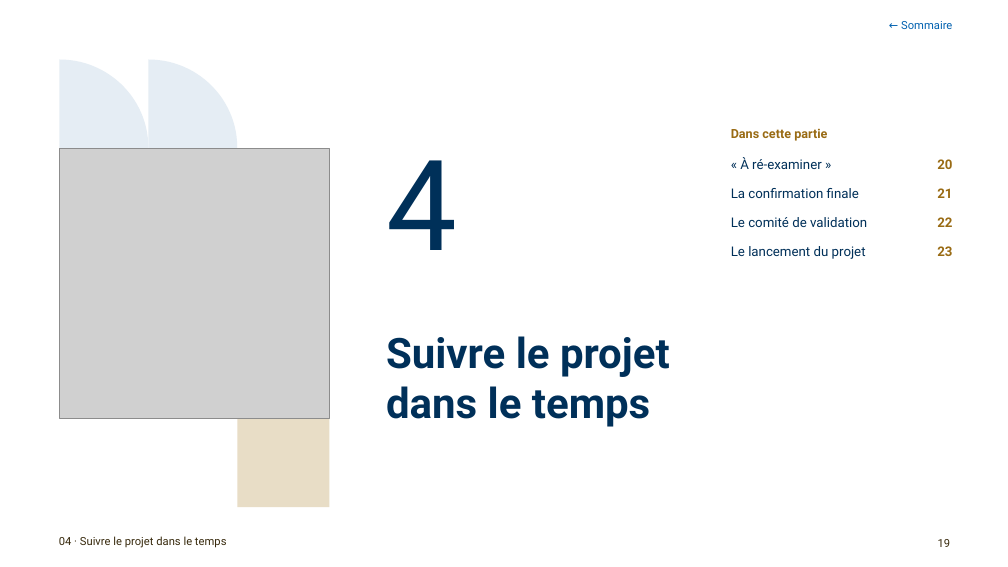
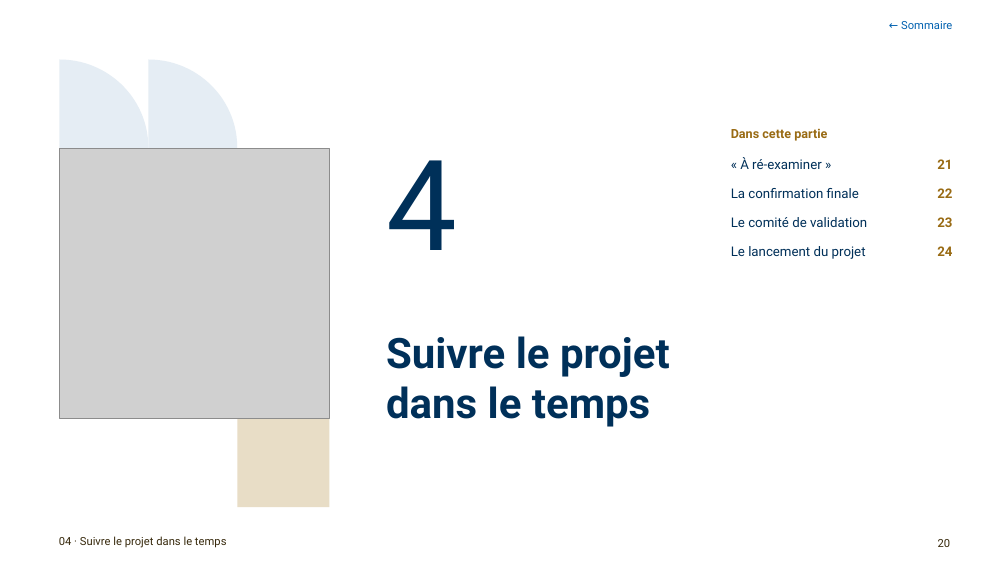
Before and after one commit to antoinelmariel-ux/ProjectNavigator, a slide deck: slide 20 of docs/Manuel_Project_Navigator_expert.pptx (slide 19 before the commit). Drawn at 1008x567 pixels with LibreOffice and Linux fonts; fonts in the diff are those of the drawing; grey boxes stand for pictures; background and template pictures are left out. Boxes give left, top, right and bottom in pixels: in the first picture for what was removed or moved away, otherwise in the second. Text is boxed around its words. In the diff, an @@ line names an element or a change of style, - is before the commit and + after.

```diff
--- a/docs/Manuel_Project_Navigator_expert.pptx
+++ b/docs/Manuel_Project_Navigator_expert.pptx
@@ text removed at (937,159,952,169) @@
-20
@@ 3 texts: place and size @@
-3 texts at (937,188,952,256)
+3 texts at (937,159,952,227)
@@ text added at (937,246,952,256), 9.5 pt, text #996B14, bold @@
+24
@@ page number at (938,539,951,547): text changed @@
-19
+20
```
Also in this commit, not shown: 5 other slides changed, 1 slide added.
